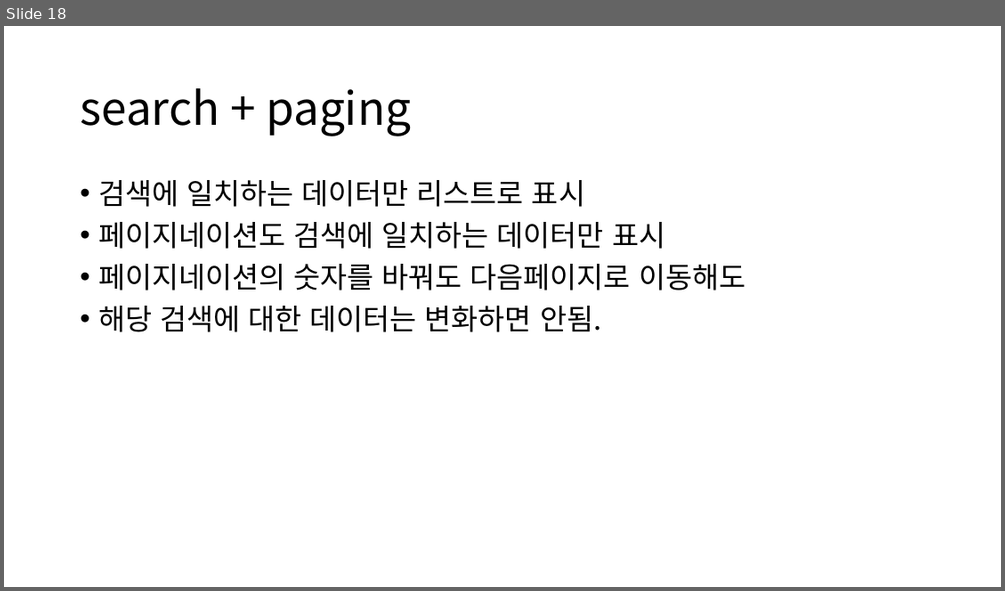
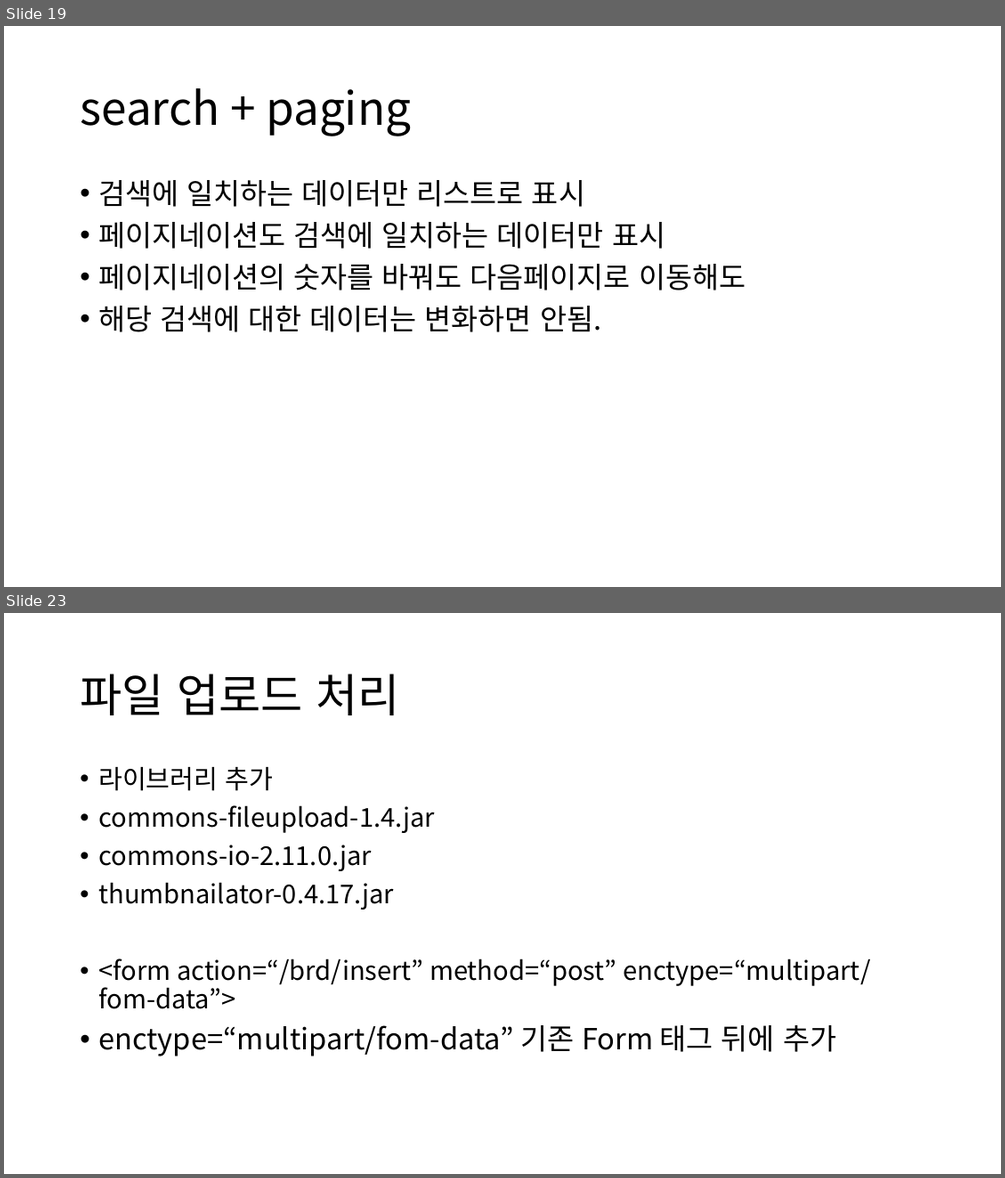
Before and after one commit to kimmustard/ezenBoradMember, a slide deck: Servlet게시판만들기.pptx. Shown one above the other, each under a label of ours: slide 18 before the commit, slides 19 and 23 after it; the slides between them are not shown. The pictures are 1005x591 and 1005x1178 pixels, drawn with LibreOffice and Linux fonts; fonts in the diff are those of the drawing. Boxes give left, top, right and bottom in pixels: in the first picture for what was removed or moved away, otherwise in the second. Text is boxed around its words. In the diff, an @@ line names an element or a change of style, - is before the commit and + after.

Commit message:
파일업로드 업로드 수정까지 삭제X

```diff
--- a/Servlet게시판만들기.pptx
+++ b/Servlet게시판만들기.pptx
@@ slide 23 added at <box>4,613,1001,1174</box>, background #FFFFFF @@
@@ title added at <box>80,674,399,715</box>, 44 pt, text #000000 @@
+파일 업로드 처리
@@ text added at <box>98,767,871,1056</box>, 25 pt, text #000000 @@
+• 라이브러리 추가
+• commons-fileupload-1.4.jar
+• commons-io-2.11.0.jar
+• thumbnailator-0.4.17.jar
+• <form action=“/brd/insert” method=“post” enctype=“multipart/fom-data”>
+• enctype=“multipart/fom-data” 기존 Form 태그 뒤에 추가
@@ what was slide 18 is now slide 19 @@
```
Also in this commit, not shown: 3 other slides added, 16 other files.
